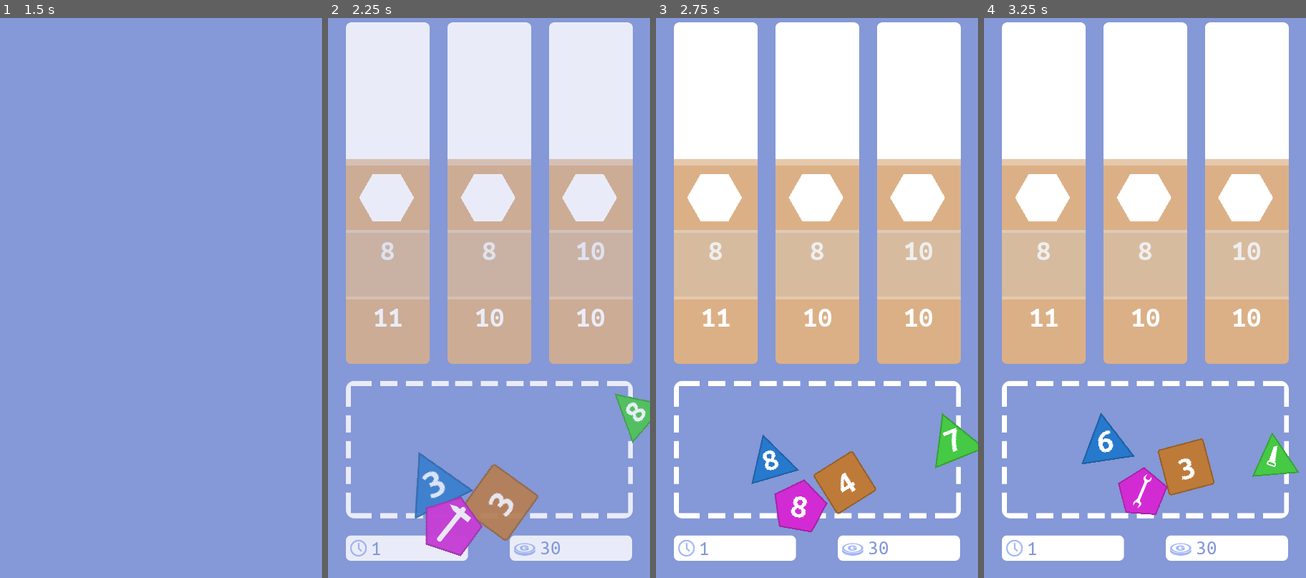
Above: before the commit, frames 1-4 (left to right).
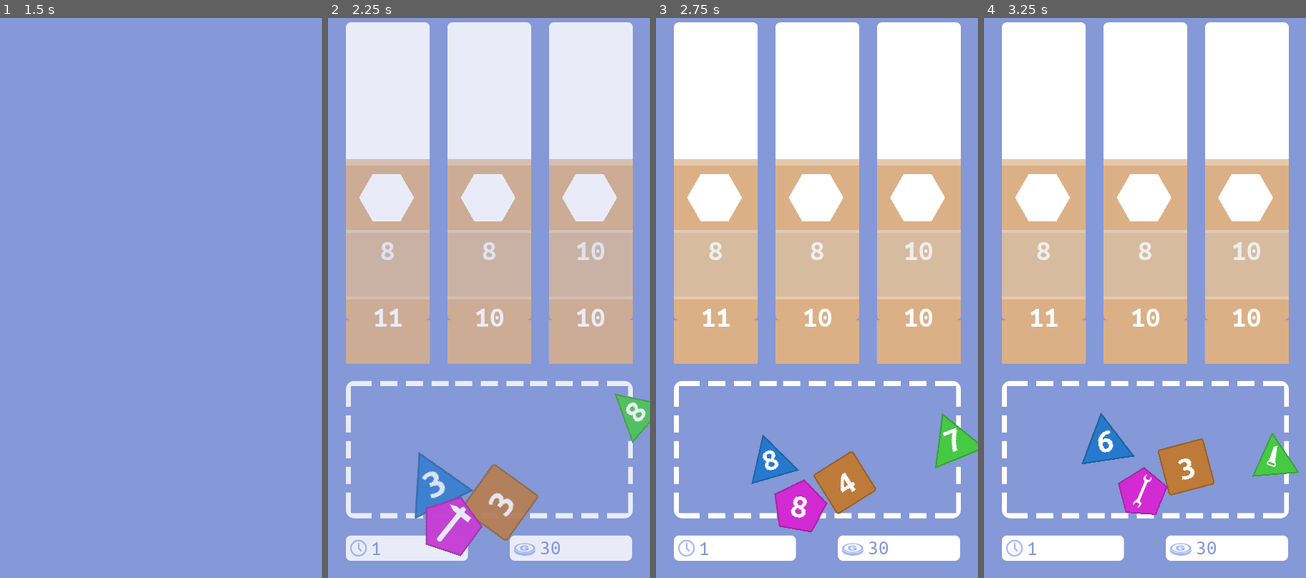
Above: after the commit, the same moments.

Repository: matzebond/DiceRepair
Game: Godot game, scene res://scenes/screens/RootNode.tscn
Same seed, same stepped clock (60 frames per second), same inputs: the game is played once before the commit and once after it.
Inputs (mouse positions are in pixels of both pictures, inside the frame that each line leads up to):
- Up to frame 1 (1.5 s): tap Enter (ui_accept) at 0.5 s; drag from (167, 247) to (161, 393) at 0.52 s; drag from (35, 449) to (161, 393) at 1.27 s
- Up to frame 2 (2.25 s): move the mouse to (489, 510) at 2.02 s; click (489, 510) at 2.17 s
- Up to frame 3 (2.75 s): no input
- Up to frame 4 (3.25 s): drag from (1280, 438) to (1041, 258) at 2.77 s

Frame 1 is identical in both runs. In frame 2, less than 0.1% of the frame differs, in the area x 5-95%, y 0-62%; in frame 3, less than 0.1%; in frame 4, less than 0.1%.

Commit message:
Increased Job mask

Diff:
--- a/scenes/jobs/Job.gd
+++ b/scenes/jobs/Job.gd
@@ -58,7 +58,13 @@
     if $Steps.get_child_count() > 0:
         $Steps.get_child(0).enable(true)
     else:
-        emit_signal("completed")
+        done()
+
+
+func done():
+    emit_signal("completed")
+    $Tween.interpolate_property($Sprite/Inactive, "color:a", $Sprite/Inactive.color.a, 0, 1, Tween.TRANS_LINEAR, Tween.EASE_IN_OUT)
+    $Tween.start()
 
 func can_finish_step(dice):
     if $Steps.get_child_count() > 0:
--- a/scenes/screens/GameScene.tscn
+++ b/scenes/screens/GameScene.tscn
@@ -25,7 +25,7 @@
 position = Vector2( 610, 835 )
 
 [node name="jobmask" type="Sprite" parent="."]
-position = Vector2( 375, 438 )
+position = Vector2( 375, 336 )
 texture = ExtResource( 2 )
 
 [node name="Round" type="Label" parent="."]
